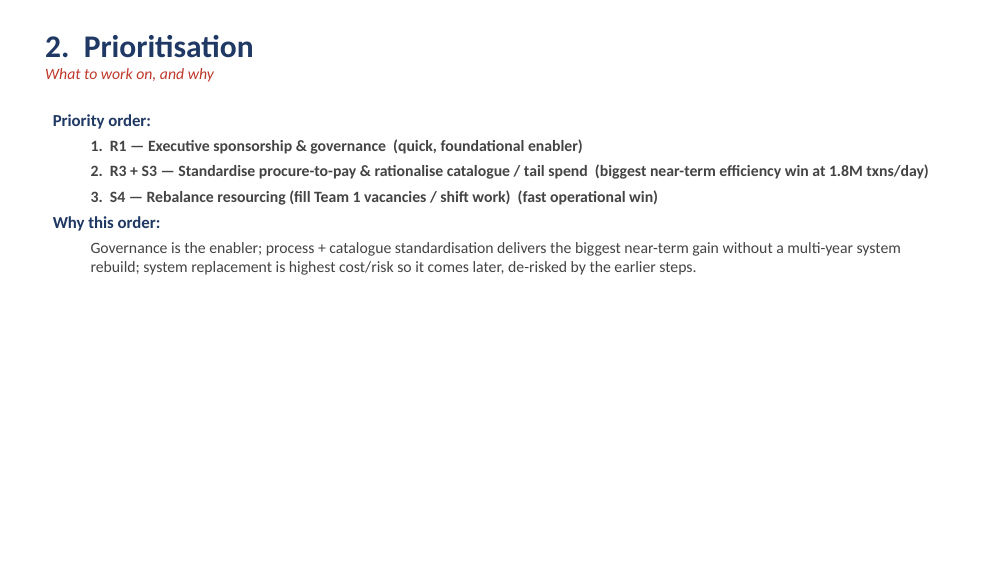
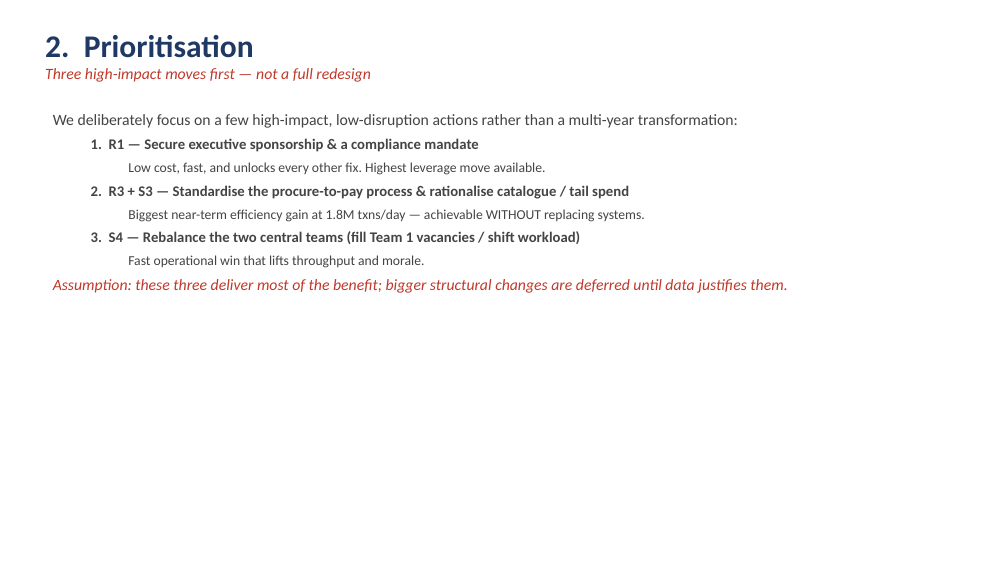
Before and after one commit to DAVIDEJI20/-irri-website, a slide deck: slide 10 of NextTech_Procurement_Analysis.pptx. Drawn at 1008x567 pixels with LibreOffice and Linux fonts; fonts in the diff are those of the drawing. Boxes give left, top, right and bottom in pixels: in the first picture for what was removed or moved away, otherwise in the second. Text is boxed around its words. In the diff, an @@ line names an element or a change of style, - is before the commit and + after.

```diff
--- a/NextTech_Procurement_Analysis.pptx
+++ b/NextTech_Procurement_Analysis.pptx
@@ text at (x1=45, y1=68, x2=370, y2=82): text changed @@
-What to work on, and why
+Three high-impact moves first — not a full redesign
@@ text at (x1=53, y1=114, x2=787, y2=293): text changed; bold off @@
-Priority order:
-  1. R1 — Executive sponsorship & governance (quick, foundational enabler)
-  2. R3 + S3 — Standardise procure-to-pay & rationalise catalogue / tail spend (biggest near-term efficiency win at 1.8M txns/day)
-  3. S4 — Rebalance resourcing (fill Team 1 vacancies / shift work) (fast operational win)
-Why this order:
-  Governance is the enabler; process + catalogue standardisation delivers the biggest near-term gain without a multi-year system rebuild; system replacement is highest cost/risk so it comes later, de-risked by the earlier steps.
+We deliberately focus on a few high-impact, low-disruption actions rather than a multi-year transformation:
+  1. R1 — Secure executive sponsorship & a compliance mandate
+    Low cost, fast, and unlocks every other fix. Highest leverage move available.
+  2. R3 + S3 — Standardise the procure-to-pay process & rationalise catalogue / tail spend
+    Biggest near-term efficiency gain at 1.8M txns/day — achievable WITHOUT replacing systems.
+  3. S4 — Rebalance the two central teams (fill Team 1 vacancies / shift workload)
+    Fast operational win that lifts throughput and morale.
+Assumption: these three deliver most of the benefit; bigger structural changes are deferred until data justifies them.
```
Also in this commit, not shown: 2 other slides changed, 2 slides added, 1 slide removed, 1 other file.
